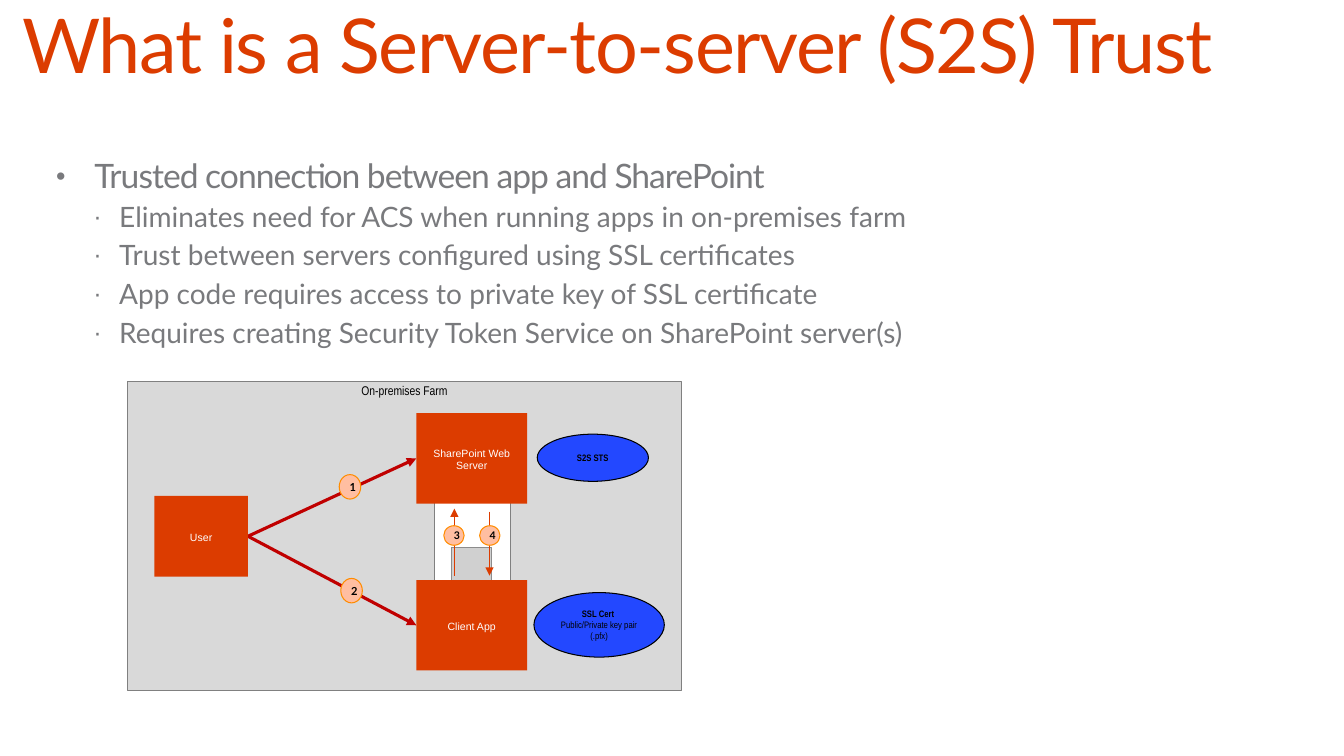
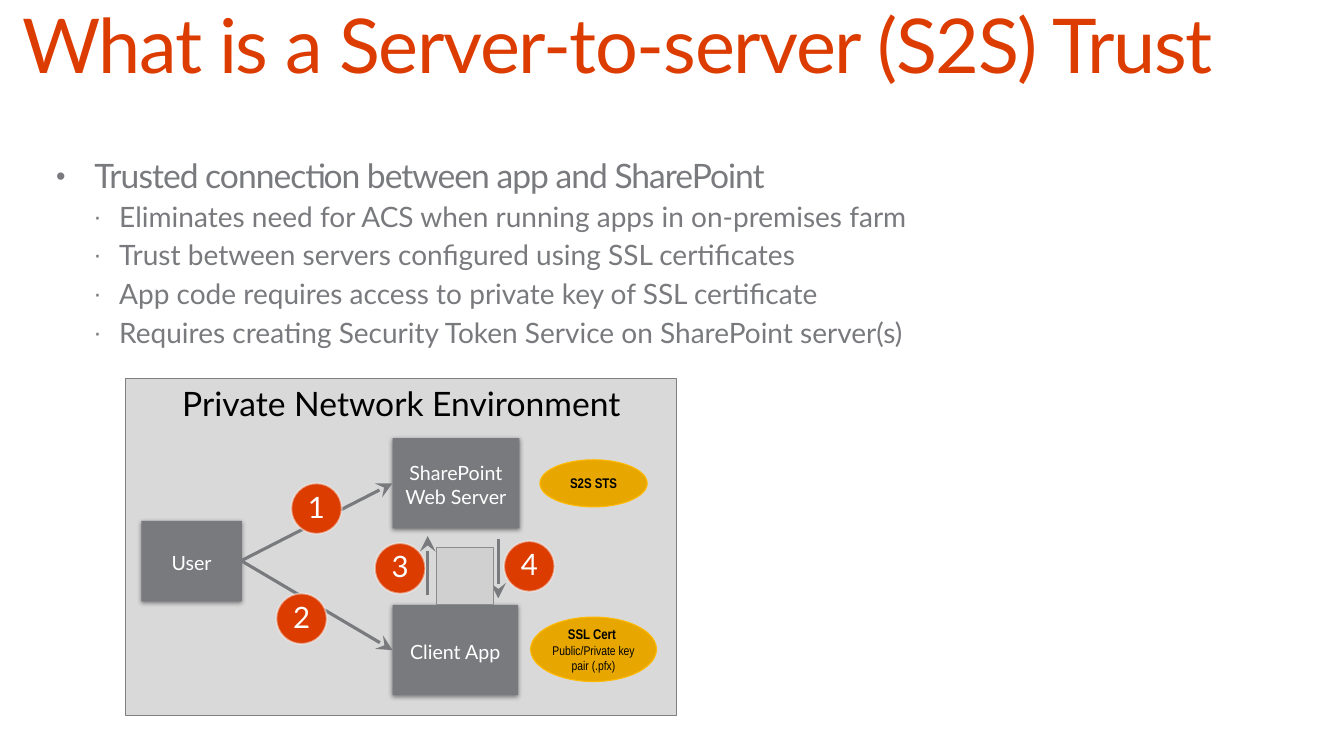
Before and after one commit to OfficeDev/TrainingContent, a slide deck: slide 23 of O3651-8 Setting up your on-premises environment for app development/O3651-8 Setting up your on-premises environment for app development.pptx (slide 21 before the commit). Drawn at 1344x756 pixels with LibreOffice and Linux fonts; fonts in the diff are those of the drawing; grey boxes stand for pictures. Boxes give left, top, right and bottom in pixels: in the first picture for what was removed or moved away, otherwise in the second. Text is boxed around its words. In the diff, an @@ line names an element or a change of style, - is before the commit and + after.

```diff
--- a/O3651-8 Setting up your on-premises environment for app development/O3651-8 Setting up your on-premises environment for app development.pptx
+++ b/O3651-8 Setting up your on-premises environment for app development/O3651-8 Setting up your on-premises environment for app development.pptx
@@ rectangle "Private Network Environment": place and size @@
-rectangle "Private Network Environment" at [128, 381, 682, 691]
+rectangle "Private Network Environment" at [126, 378, 677, 715]
@@ text in rectangle at [182, 391, 620, 417]: text changed; size 9 to 24 pt; font Arial Narrow to Lato @@
-On-premises Farm
+Private Network Environment
@@ size 7.5 to 14 pt, font Arial to Lato; more space between paragraphs; fill #DC3C00 to #797A7D; shadow on in 3 elements at [141, 521, 242, 602], [392, 605, 518, 696], [392, 439, 519, 529] @@
@@ rectangle "SharePoint Web Server": place and size @@
-rectangle "SharePoint Web Server" at [416, 413, 527, 504]
+rectangle "SharePoint Web Server" at [392, 439, 519, 529]
@@ ellipse "S2S STS": place and size @@
-ellipse "S2S STS" at [537, 435, 648, 482]
+ellipse "S2S STS" at [539, 460, 646, 507]
@@ ellipse "S2S STS" at [539, 460, 646, 507]: size 6.8 to 10 pt; fill #2348FF to #E7A800; outline #000000 0.75 pt to #FFB900 0.75 pt @@
@@ arrow moved from (248, 536) - (416, 459) to (242, 561) - (392, 484) @@
@@ arrow (242, 561) - (392, 484): stroke #C00000 2.25 pt to #797A7D 2.25 pt; arrowheads changed @@
@@ freeform shape added at [291, 484, 342, 534], fill #DC3C00, outline #F9F9F9 1.35 pt, 21 pt, text #FFFFFF @@
+1
@@ rectangle "User": place and size @@
-rectangle "User" at [154, 496, 248, 577]
+rectangle "User" at [141, 521, 242, 602]
@@ arrow moved from (455, 509) - (455, 576) to (427, 596) - (427, 536) @@
@@ arrow (427, 596) - (427, 536): stroke #DC3C00 0.75 pt to #797A7D 2.25 pt; arrowheads changed @@
@@ group removed at [339, 475, 511, 603]: 4 ellipses, 1 rectangle, 1 picture @@
-1
-2
-4
-3
@@ arrow moved from (490, 512) - (490, 576) to (498, 539) - (498, 599) @@
@@ arrow (498, 539) - (498, 599): stroke #DC3C00 0.75 pt to #797A7D 2.25 pt; arrowheads changed @@
@@ arrow moved from (416, 625) - (248, 536) to (242, 562) - (392, 650) @@
@@ arrow (242, 562) - (392, 650): stroke #C00000 2.25 pt to #797A7D 2.25 pt; arrowheads changed @@
@@ freeform shape added at [375, 543, 425, 594], fill #DC3C00, outline #F9F9F9 1.35 pt, 21 pt, text #FFFFFF @@
+3
@@ picture added at [437, 548, 494, 606] @@
@@ freeform shape added at [504, 541, 555, 592], fill #DC3C00, outline #F9F9F9 1.35 pt, 21 pt, text #FFFFFF @@
+4
@@ freeform shape added at [276, 594, 327, 644], fill #DC3C00, outline #F9F9F9 1.35 pt, 21 pt, text #FFFFFF @@
+2
@@ rectangle "Client App": place and size @@
-rectangle "Client App" at [416, 580, 527, 670]
+rectangle "Client App" at [392, 605, 518, 696]
@@ ellipse "SSL Cert": place and size @@
-ellipse "SSL Cert" at [534, 593, 664, 657]
+ellipse "SSL Cert" at [530, 617, 656, 682]
@@ ellipse "SSL Cert" at [530, 617, 656, 682]: size 6.8 to 10 pt in "SSL Cert"; size 6.8 to 9 pt in "Public/Private key pair (.pfx)"; fill #2348FF to #E7A800; outline #000000 0.75 pt to #FFB900 0.75 pt @@
```
Also in this commit, not shown: 1 other slide changed, 4 slides added, 4 other files.
